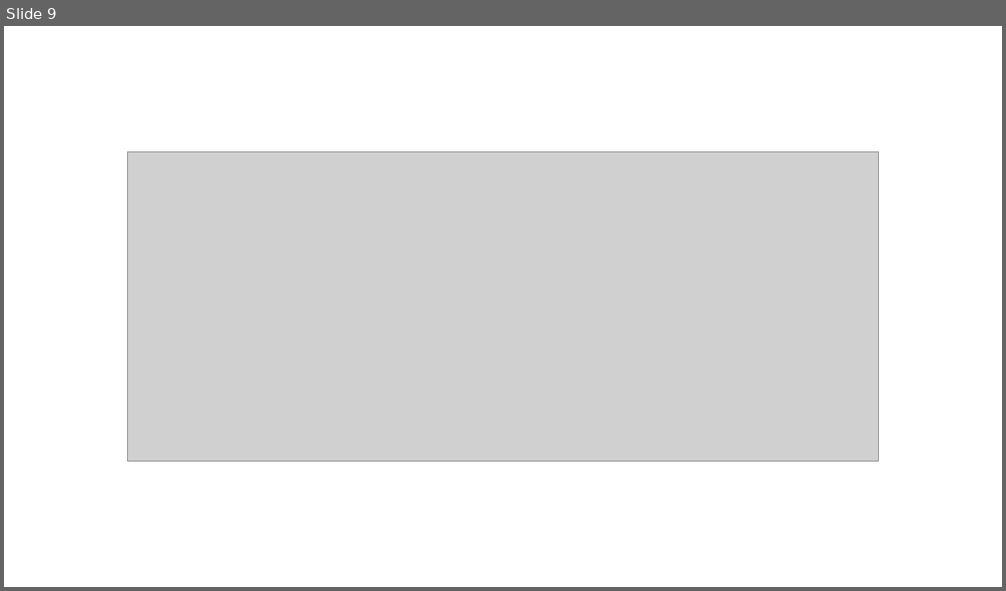
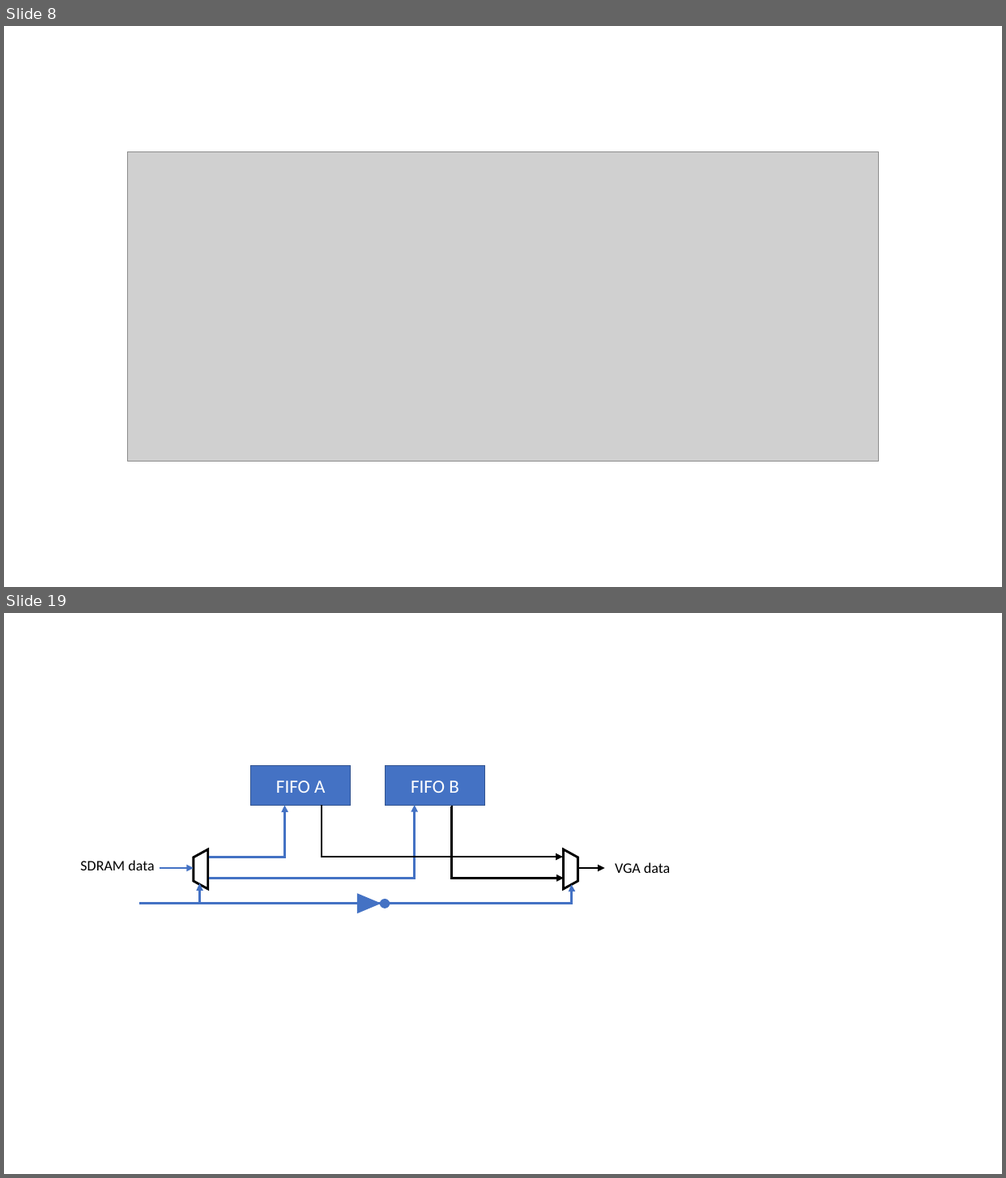
Before and after one commit to Chriss95De/Bachelors-Thesis-VHDL-Pattern-Detection, a slide deck: Dokumentation/Stand Oster/Grafiken.pptx. Shown one above the other, each under a label of ours: slide 9 before the commit, slides 8 and 19 after it; the slides between them are not shown. The pictures are 1006x591 and 1006x1178 pixels, drawn with LibreOffice and Linux fonts; fonts in the diff are those of the drawing; grey boxes stand for pictures. Boxes give left, top, right and bottom in pixels: in the first picture for what was removed or moved away, otherwise in the second. Text is boxed around its words. In the diff, an @@ line names an element or a change of style, - is before the commit and + after.

```diff
--- a/Dokumentation/Stand Oster/Grafiken.pptx
+++ b/Dokumentation/Stand Oster/Grafiken.pptx
@@ slide 19 added at (x1=4, y1=613, x2=1002, y2=1174), background #FFFFFF @@
@@ rectangle added at (x1=251, y1=766, x2=351, y2=806), fill #4472C4, outline #325491 1 pt, 18 pt, text #FFFFFF @@
+FIFO A
@@ rectangle added at (x1=385, y1=766, x2=484, y2=806), fill #4472C4, outline #325491 1 pt, 18 pt, text #FFFFFF @@
+FIFO B
@@ elbow arrow added from (208, 857) to (285, 806), #4472C4 2.25 pt @@
@@ elbow arrow added from (208, 878) to (414, 806), #4472C4 2.25 pt @@
@@ elbow arrow added from (322, 806) to (563, 857), #000000 2.25 pt @@
@@ elbow arrow added from (451, 807) to (564, 878), #000000 2.25 pt @@
@@ text added at (x1=80, y1=860, x2=154, y2=871), 14 pt, text #000000 @@
+SDRAM data
@@ arrow added from (159, 868) to (194, 868), #4472C4 2.25 pt @@
@@ group added at (x1=186, y1=850, x2=217, y2=894): 4 lines, 1 flow chart manual operation @@
@@ group added at (x1=554, y1=850, x2=586, y2=894): 4 lines, 1 flow chart manual operation @@
@@ arrow added from (579, 868) to (605, 868), #000000 2.25 pt @@
@@ text added at (x1=615, y1=862, x2=670, y2=873), 14 pt, text #000000 @@
+VGA data
@@ elbow arrow added from (139, 904) to (572, 884), #4472C4 2.25 pt @@
@@ arrow added from (199, 905) to (199, 884), #4472C4 2.25 pt @@
@@ triangle added at (x1=357, y1=893, x2=381, y2=914), fill #4472C4 @@
@@ ellipse added at (x1=380, y1=899, x2=390, y2=909), fill #4472C4 @@
@@ what was slide 9 is now slide 8 @@
```
Also in this commit, not shown: 1 slide changed, 12 other slides added, 30 other files.
